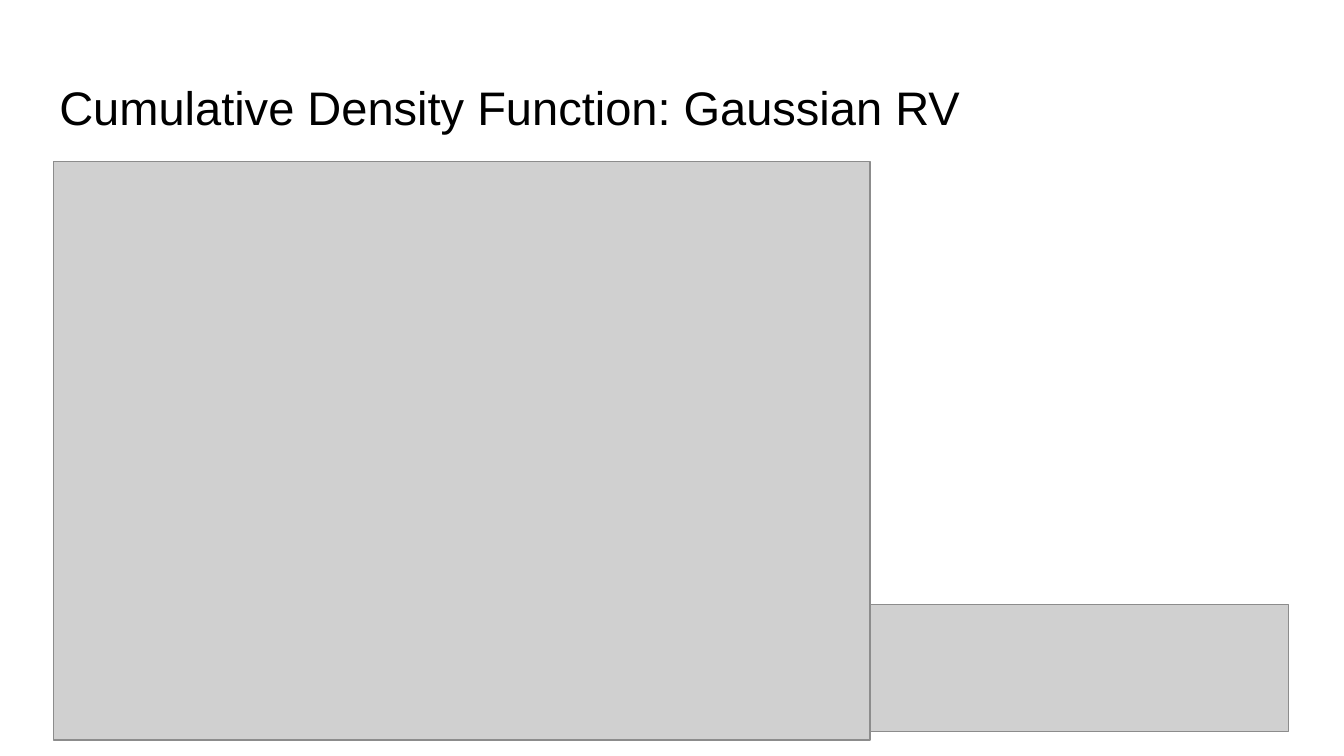
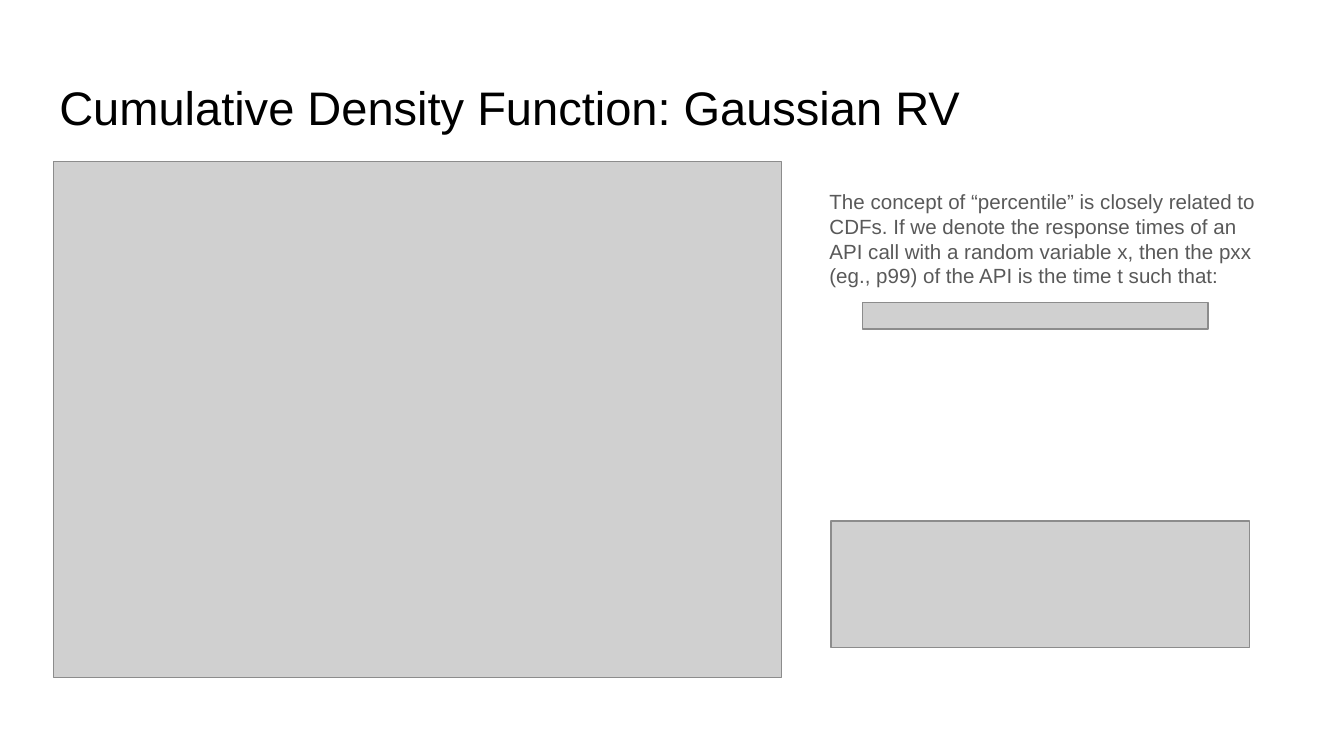
Before and after one commit to ankur6ue/deep-learning-course, a slide deck: slide 12 of Module 1/class_1.6/deep_learning_course_class_1.6.pptx. Drawn at 1344x756 pixels with LibreOffice and Linux fonts; fonts in the diff are those of the drawing; grey boxes stand for pictures. Boxes give left, top, right and bottom in pixels: in the first picture for what was removed or moved away, otherwise in the second. Text is boxed around its words. In the diff, an @@ line names an element or a change of style, - is before the commit and + after.

```diff
--- a/Module 1/class_1.6/deep_learning_course_class_1.6.pptx
+++ b/Module 1/class_1.6/deep_learning_course_class_1.6.pptx
@@ picture: place and size @@
-picture at <box>54,161,871,739</box>
+picture at <box>54,161,782,677</box>
@@ text added at <box>829,194,1254,288</box>, 11 pt, text #595959 @@
+The concept of “percentile” is closely related to CDFs. If we denote the response times of an API call with a random variable x, then the pxx (eg., p99) of the API is the time t such that:
@@ picture added at <box>863,302,1208,329</box> @@
@@ picture: place and size @@
-picture at <box>870,605,1288,731</box>
+picture at <box>831,521,1249,648</box>
```
Also in this commit, not shown: 6 other slides changed, 5 slides added, 3 other files.
